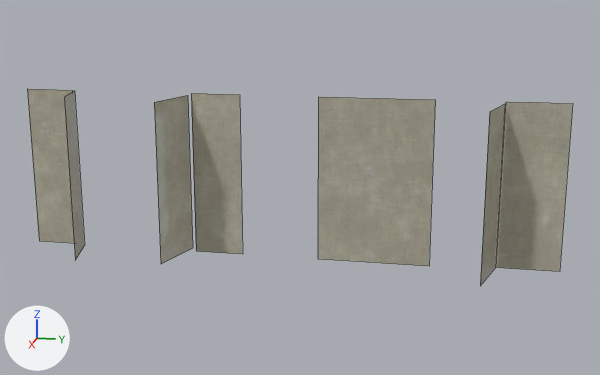
An edit to the FBX model Assets/04.Graphics/Environment/BoardGameRoom/12.TraditionalKoreanHouse/Models/Baked/TraditionalKoreanHouse_PaperA.fbx, drawn before and after from the same camera.
Both versions are drawn from a 50 mm camera at (10.18, 0.95, 3.09) aimed at (2.74, -0.53, 1.23). The lights are fixed; the arrows at lower left show +X, +Y and +Z. The first picture is the older version. Mesh edges are drawn as thin lines. Where no turn or scale is listed for an object, it has been applied to the vertices.

In view in the first picture: 'TraditionalKoreanHouse_PaperA'.
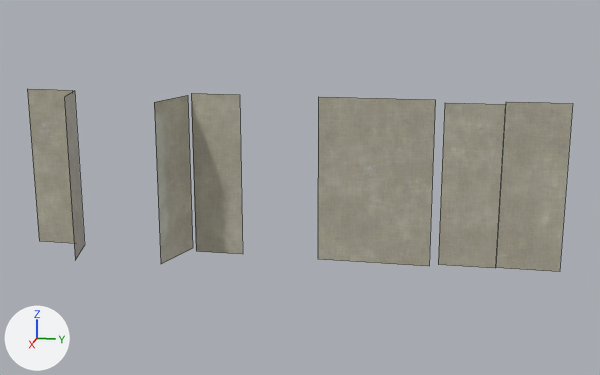
Boxes (x1, y1, x2, y2) around the edits, measured in the pictures (600 x 375 px; the box of a moved part takes in the faces that stretch with it):
```json
{"object": "TraditionalKoreanHouse_PaperA", "change": "reshaped", "before": [27, 89, 573, 286], "after": [27, 89, 573, 272], "on screen": "7% shorter"}
{"part": 1, "of": "me_mesh", "change": "moved or reshaped", "before": [480, 104, 505, 286], "after": [438, 103, 505, 268]}
```

Edits to the scene script, one JSON object a line:
```json
{"block": "me_mesh", "where": "me_mesh.from_pydata(...)  # 28 vertices, 7 faces; spans x -0.27..0.27, y -2.63..2.63, z -0.8..0.8"}
{"block": "me_mesh", "where": "# used by ob_traditionalkoreanhouse_papera; location = (2.775, -0.749, 1.255)"}
{"block": "me_mesh", "change": "me_mesh part 1"}
{"op": "set", "path": "me_mesh.vertices[8].co", "old": "(0.27, 1.9, 0.78)", "new": "(-0.27, 1.51, 0.78)", "note": "pixel (489, 111) -> pixel (444, 102)"}
{"op": "set", "path": "me_mesh.vertices[9].co", "old": "(-0.24, 2.04, 0.78)", "new": "(-0.27, 2.05, 0.78)", "note": "pixel (504, 103) -> pixel (505, 104)"}
{"op": "set", "path": "me_mesh.vertices[10].co", "old": "(-0.24, 2.04, -0.77)", "new": "(-0.27, 2.05, -0.78)", "note": "pixel (495, 268)"}
{"op": "set", "path": "me_mesh.vertices[11].co", "old": "(0.27, 1.9, -0.77)", "new": "(-0.27, 1.51, -0.78)", "note": "pixel (480, 286) -> pixel (438, 264)"}
```
